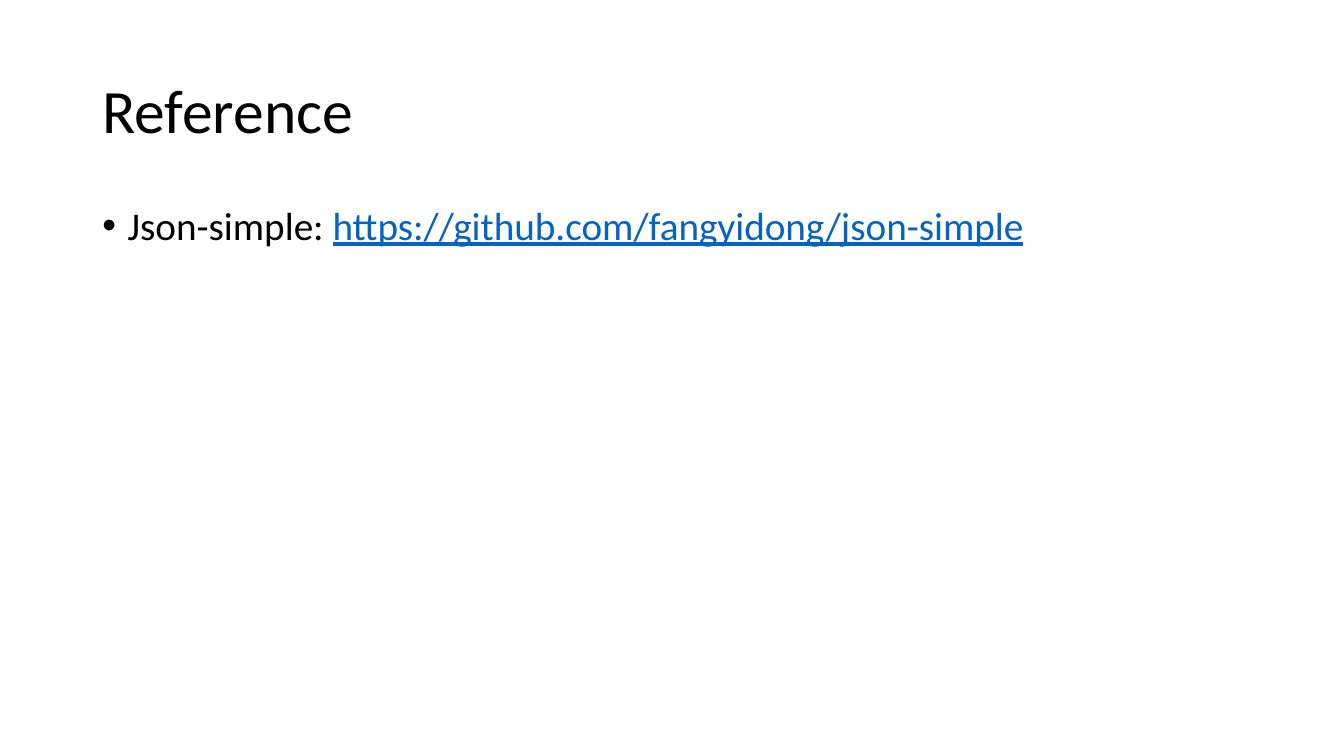
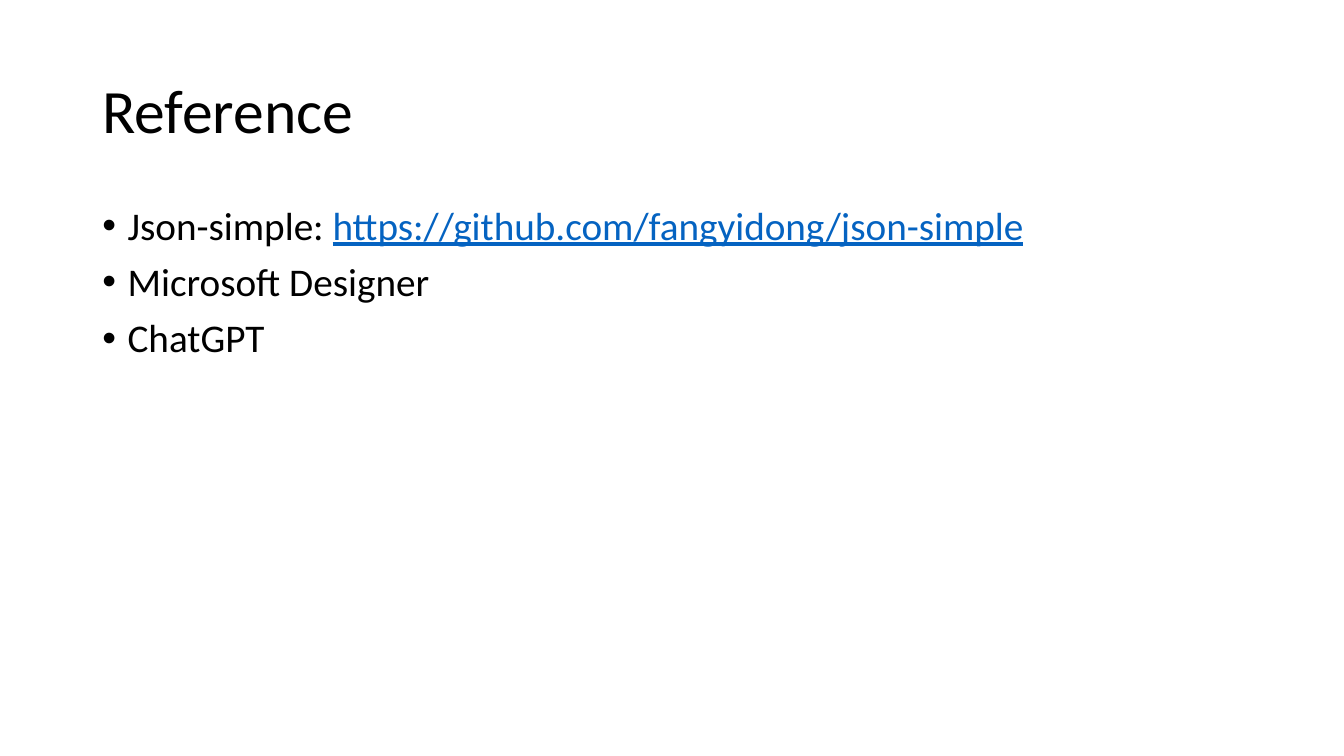
Before and after one commit to qiaoyi213/TapMePlusOne, a slide deck: slide 22 of Presentation.pptx (slide 3 before the commit). Drawn at 1344x756 pixels with LibreOffice and Linux fonts; fonts in the diff are those of the drawing. Boxes give left, top, right and bottom in pixels: in the first picture for what was removed or moved away, otherwise in the second. Text is boxed around its words. In the diff, an @@ line names an element or a change of style, - is before the commit and + after.

```diff
--- a/Presentation.pptx
+++ b/Presentation.pptx
@@ text at bbox=[128, 269, 429, 353]: paragraphs added @@
+• Microsoft Designer
+• ChatGPT
```
Also in this commit, not shown: 1 other slide changed, 19 slides added, 1 other file.
